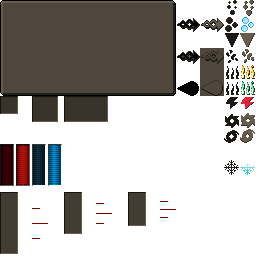
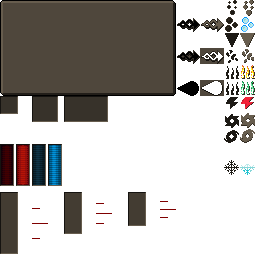
Two versions of the same layered image (256x256). Layer-by-layer changes:
painted on "stoneborn" over <box>32,52,224,186</box>
hid "jei_handler.png", painted on it, unmasked it over <box>32,52,224,186</box>
